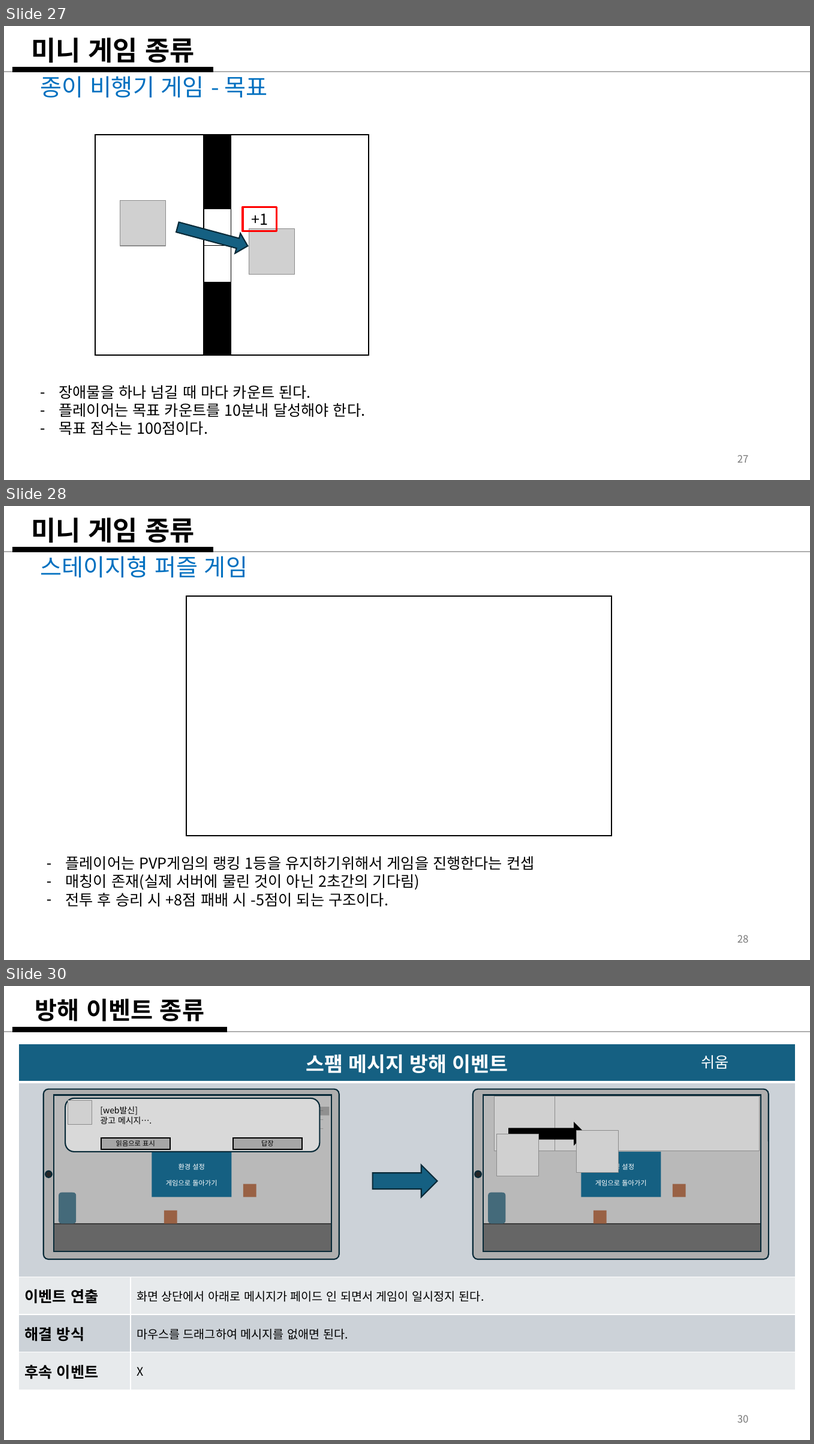
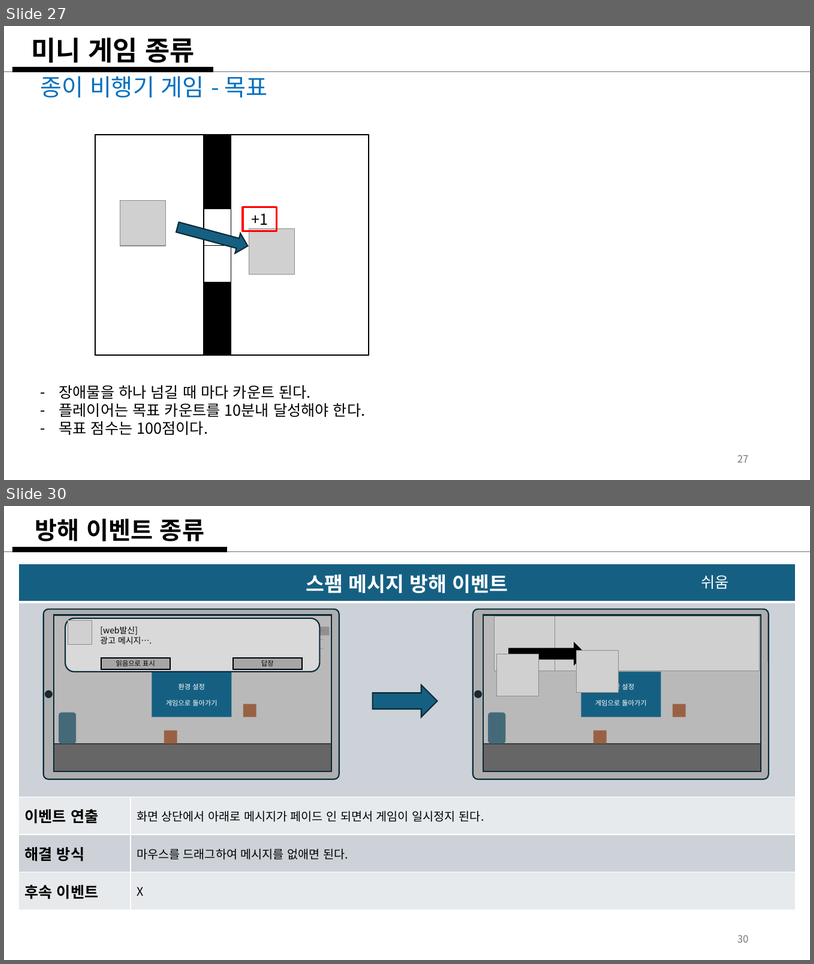
Before and after one commit to weariness00/Mandle_10Minute_Game, a slide deck: document/Please Leave me alone!.pptx. Shown one above the other, each under a label of ours: slides 27, 28 and 30 before the commit, slides 27 and 30 after it; the slides between them are not shown. The pictures are 814x1444 and 814x964 pixels, drawn with LibreOffice and Linux fonts; fonts in the diff are those of the drawing; grey boxes stand for pictures. Boxes give left, top, right and bottom in pixels: in the first picture for what was removed or moved away, otherwise in the second. Text is boxed around its words. In the diff, an @@ line names an element or a change of style, - is before the commit and + after.

Commit message:
20250206_기획_update
- 데이터 테이블 데이터 입력
- 은행업무이벤트 순서도 추가

```diff
--- a/document/Please Leave me alone!.pptx
+++ b/document/Please Leave me alone!.pptx
@@ slide 28 removed at bbox=[4, 506, 810, 960], background #FFFFFF @@
@@ title removed at bbox=[31, 517, 194, 543] @@
-미니 게임 종류
@@ line removed from (4, 552) to (810, 552) @@
@@ line removed from (12, 550) to (213, 550) @@
@@ text removed at bbox=[40, 552, 248, 577] @@
-스테이지형 퍼즐 게임
@@ rectangle removed at bbox=[186, 596, 612, 835] @@
@@ text removed at bbox=[66, 856, 534, 906] @@
-– 플레이어는 PVP게임의 랭킹 1등을 유지하기위해서 게임을 진행한다는 컨셉
-– 매칭이 존재(실제 서버에 물린 것이 아닌 2초간의 기다림)
-– 전투 후 승리 시 +8점 패배 시 -5점이 되는 구조이다.
@@ page number removed at bbox=[738, 934, 749, 942] @@
-28
```
Also in this commit, not shown: 2 slides changed, 1 slide added, 2 other files.
